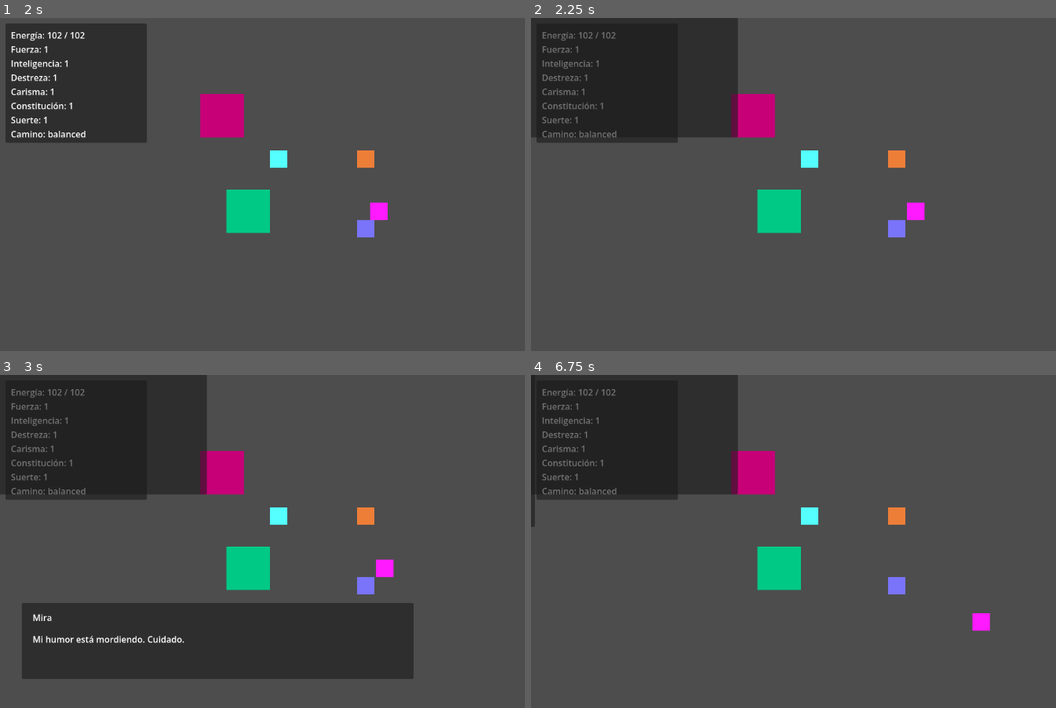
Above: before the commit, frames 1-4 (two rows, left to right).
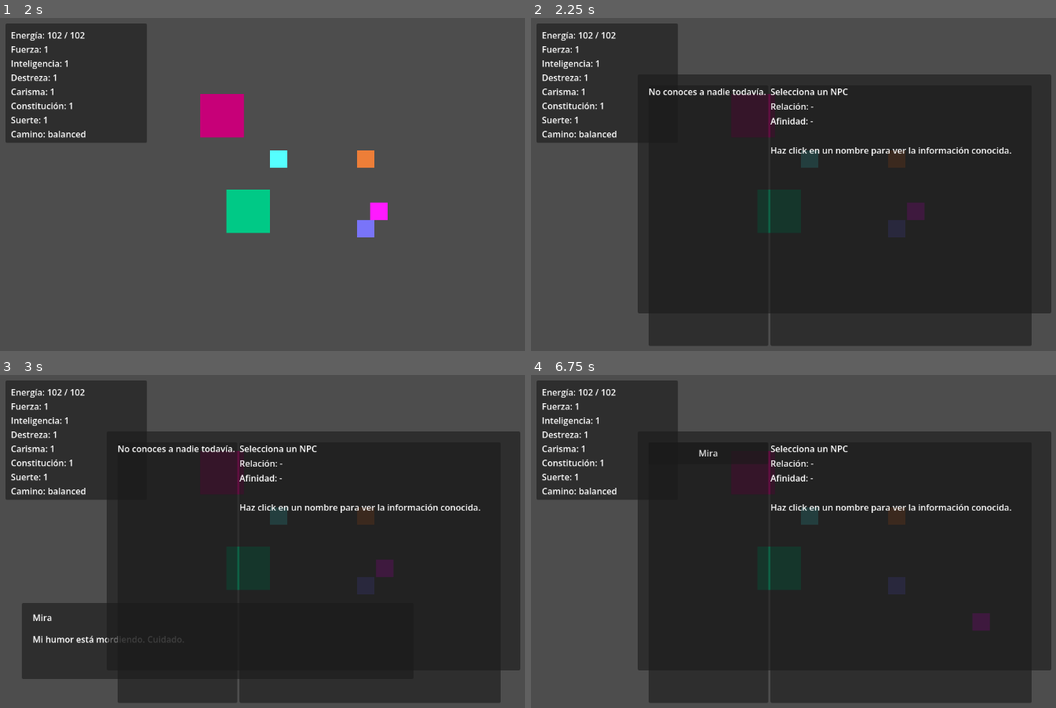
Above: after the commit, the same moments.

Repository: JoshSnowMex/another-life-project
Game: Godot game, scene res://scenes/world/world.tscn
Same seed, same stepped clock (60 frames per second), same inputs: the game is played once before the commit and once after it.
Inputs:
- Up to frame 1 (2 s): tap Enter at 0.5 s; hold D (move_right) 0.53-1.28 s; tap F (interact) at 0.6 s; hold S (move_down) from 1.28 s (still down); tap T (next_day) at 1.35 s
- Up to frame 2 (2.25 s): tap Space at 2 s; release S (move_down) at 2.03 s; hold D (move_right) from 2.03 s (still down); tap R (social_notebook) at 2.1 s
- Up to frame 3 (3 s): tap Enter at 2.75 s; release D (move_right) at 2.78 s; hold W (move_up) from 2.78 s (still down); tap F (interact) at 2.85 s
- Up to frame 4 (6.75 s): tap Space at 3.5, 5 s; release W (move_up) at 3.53 s; hold A (move_left) 3.53-5.03 s; tap T (next_day) at 3.6, 5.85 s; tap Enter at 4.25 s; tap R (social_notebook) at 4.35, 6.6 s; hold S (move_down) 5.03-5.78 s; tap F (interact) at 5.1 s; hold D (move_right) 5.78-6.53 s; hold W (move_up) from 6.53 s (still down)

Frame 1 is identical in both runs. In frame 2, 64% of the frame differs, in the area x 0-100%, y 0-99%; in frame 3, 50%; in frame 4, 64%.

Commit message:
Update Nuevo

Diff:
--- a/scenes/ui/social_notebook.tscn
+++ b/scenes/ui/social_notebook.tscn
@@ -13,10 +13,10 @@
 anchor_top = 0.5
 anchor_right = 0.5
 anchor_bottom = 0.5
-offset_left = -956.0
-offset_top = -544.0
-offset_right = -196.0
-offset_bottom = -104.0
+offset_left = -380.0
+offset_top = -220.0
+offset_right = 380.0
+offset_bottom = 220.0
 grow_horizontal = 2
 grow_vertical = 2
 
@@ -37,14 +37,14 @@
 layout_mode = 2
 
 [node name="NpcListPanel" type="PanelContainer" parent="Panel/MarginContainer/HBoxContainer" unique_id=1753880060]
-custom_minimum_size = Vector2(0, 220)
+custom_minimum_size = Vector2(220, 0)
 layout_mode = 2
 
 [node name="NpcList" type="VBoxContainer" parent="Panel/MarginContainer/HBoxContainer/NpcListPanel" unique_id=798934394]
 layout_mode = 2
 
 [node name="DetailPanel" type="PanelContainer" parent="Panel/MarginContainer/HBoxContainer" unique_id=898831558]
-custom_minimum_size = Vector2(0, 480)
+custom_minimum_size = Vector2(480, 0)
 layout_mode = 2
 
 [node name="DetailMargin" type="MarginContainer" parent="Panel/MarginContainer/HBoxContainer/DetailPanel" unique_id=1315078334]
